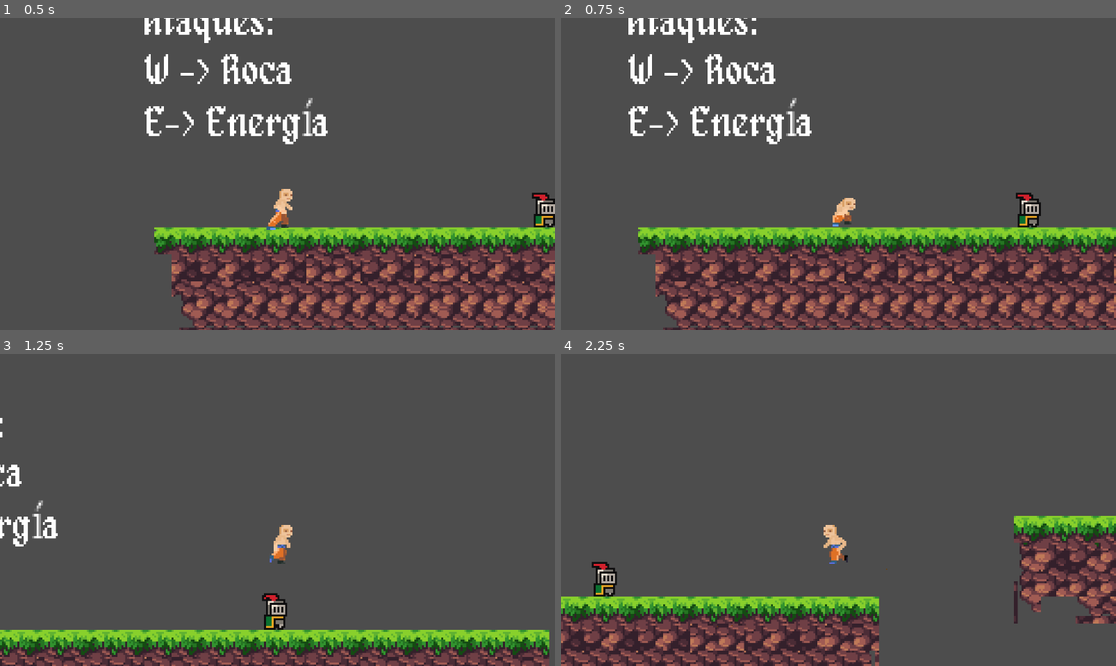
Above: before the commit, frames 1-4 (two rows, left to right).
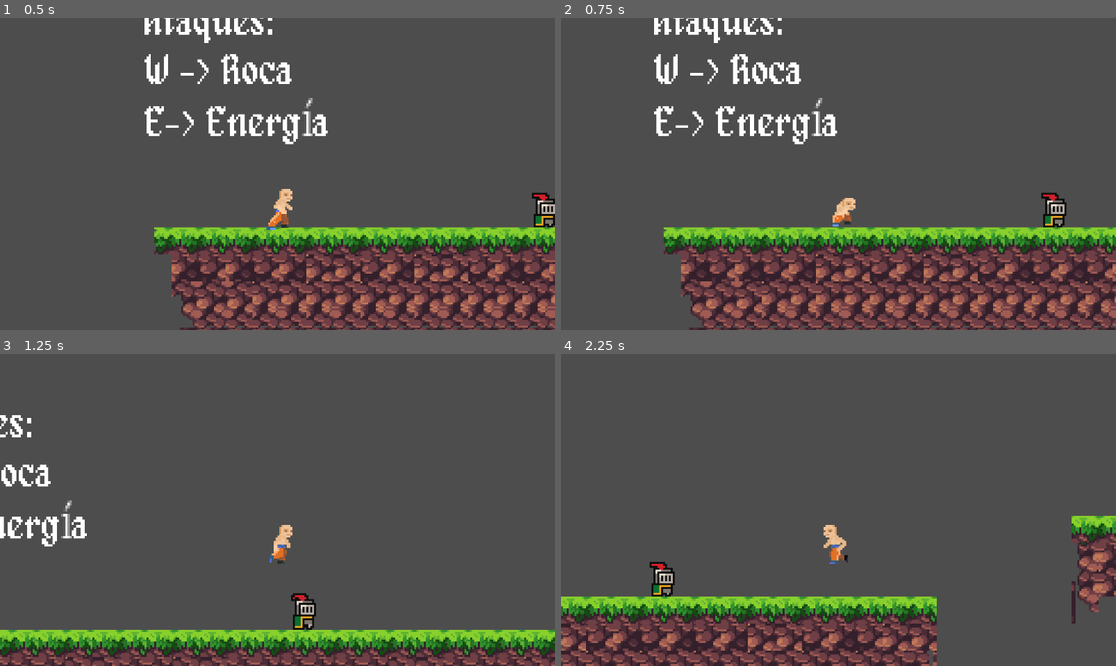
Above: after the commit, the same moments.

Repository: Fran0004/PMV
Game: Godot game, scene res://scens/game.tscn
Same seed, same stepped clock (60 frames per second), same inputs: the game is played once before the commit and once after it.
Inputs:
- Up to frame 1 (0.5 s): no input
- Up to frame 2 (0.75 s): tap Enter at 0.5 s; hold Right (ui_right) from 0.53 s (still down); tap Space (Saltar) at 0.6 s
- Up to frame 3 (1.25 s): keep holding Right (ui_right); tap Space (Saltar) at 0.77, 1.07 s
- Up to frame 4 (2.25 s): tap W (ataque) at 1.35 s; tap Space (Saltar) at 1.52, 1.55, 1.82 s; release Right (ui_right) at 2.03 s; hold Left (ui_left) from 2.03 s (still down); tap E (ataque recto) at 2.1 s

Frame 1 is identical in both runs. In frame 2, 20% of the frame differs, in the area x 12-100%, y 0-100%; in frame 3, 8.7%; in frame 4, 15%.

Commit message:
Salto definitivo

Diff:
--- a/primerjuego/scripts/player.gd
+++ b/primerjuego/scripts/player.gd
@@ -1,6 +1,7 @@
 extends CharacterBody2D
 
-const SPEED = 200.0
+var SPEED = 200.0
+const SPEED_BEFORE_JUMP = 100
 const JUMP_VELOCITY = -300.0
 var animacionDeSaltoUnaVez = true
 var directionParaProyectil : float = 0
@@ -26,6 +27,7 @@
 	if Input.is_action_just_pressed("Saltar") and is_on_floor():
 		if animacionDeSaltoUnaVez:
 			anim_tree.set("parameters/salto 2/request",AnimationNodeOneShot.ONE_SHOT_REQUEST_FIRE)
+			SPEED = SPEED_BEFORE_JUMP
 			animacionDeSaltoUnaVez = false
 	var direction := Input.get_axis("ui_left", "ui_right")
 
@@ -73,6 +75,7 @@
 func jump() ->void:
 	velocity.y = JUMP_VELOCITY
 	animacionDeSaltoUnaVez = true
+	SPEED = 200
 
 func shoot(e):
 	# Accede al collider que quieres usar como punto de origen del disparo
